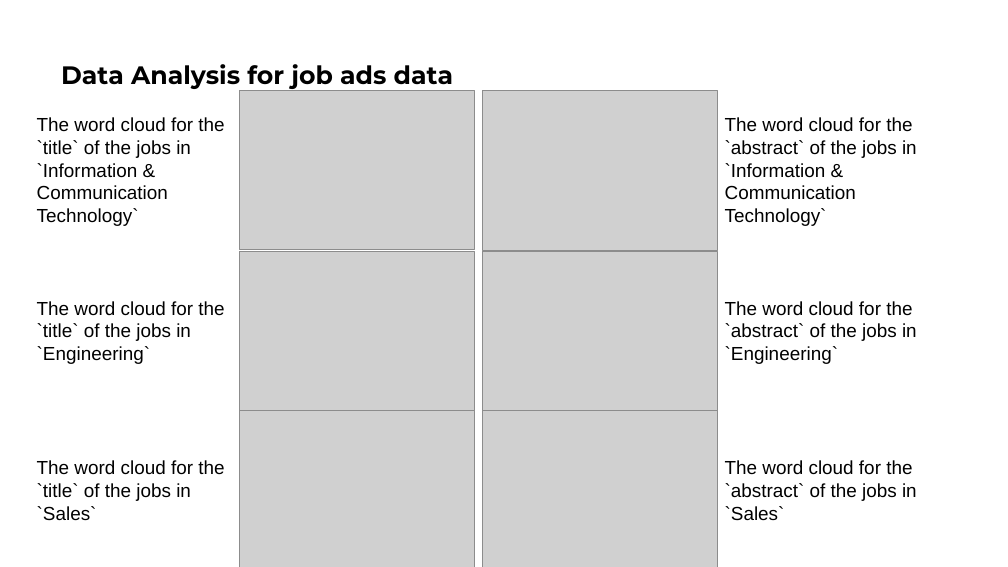
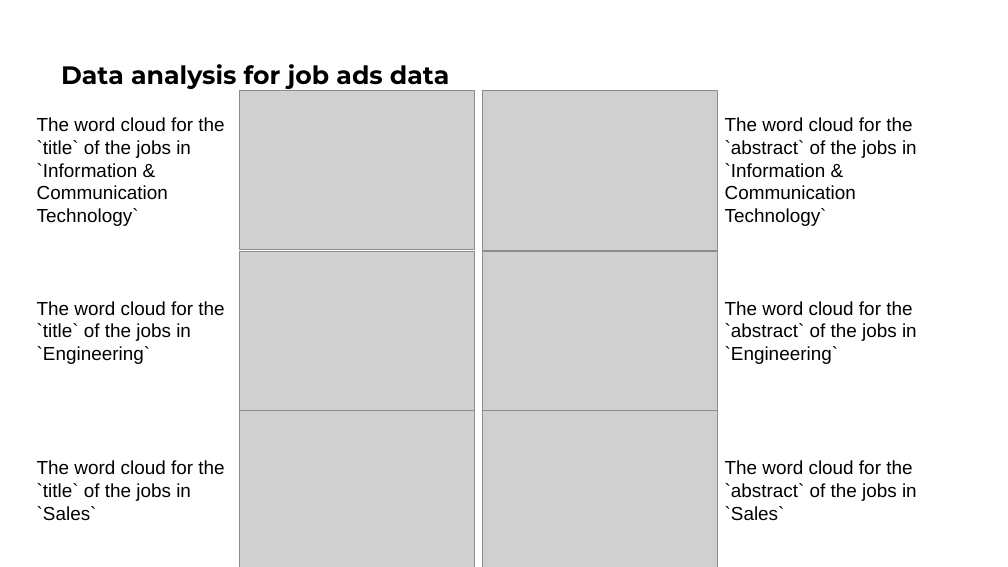
Before and after one commit to CyberPlayerOne/ip-dual-encoder-interest-network, a slide deck: slide 4 of slides/Presentation1.pptx. Drawn at 1008x567 pixels with LibreOffice and Linux fonts; fonts in the diff are those of the drawing; grey boxes stand for pictures. Boxes give left, top, right and bottom in pixels: in the first picture for what was removed or moved away, otherwise in the second. Text is boxed around its words. In the diff, an @@ line names an element or a change of style, - is before the commit and + after.

```diff
--- a/slides/Presentation1.pptx
+++ b/slides/Presentation1.pptx
@@ title at (61, 64, 450, 89): text changed @@
-Data Analysis for job ads data
+Data analysis for job ads data
```
Also in this commit, not shown: 14 other slides changed.
